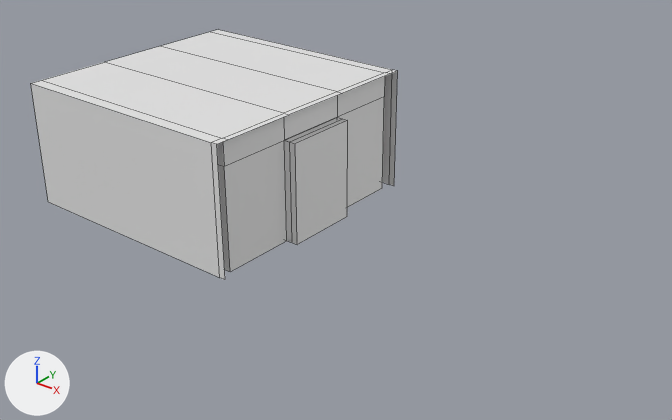
An edit to the Blender file Workshop_4/BlenderModels/Door.blend, drawn before and after from the same camera.
Before and after are seen from a 50 mm lens placed at (5.07, -4.87, 3.23), pointed at (1.19, -0.02, 0.22). The lights are fixed; the arrows at lower left show +X, +Y and +Z. Mesh edges are drawn as thin lines.

Objects in the first picture: 'Door', 'WideDoor'.
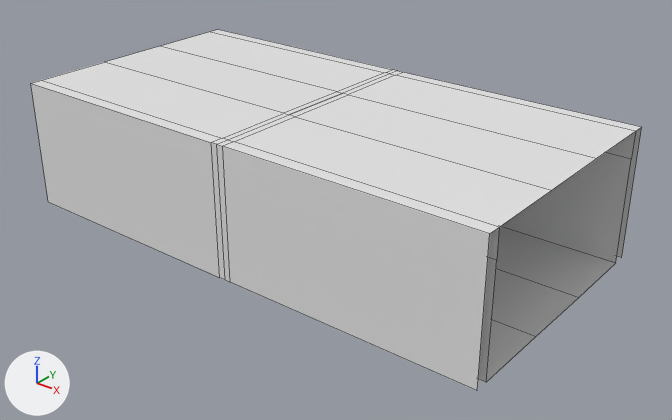
Commit message: setup doors

Where the newer file only moved an object's origin or applied its transform, the numbers keep the older frame.

What changed in the scene script:
```text
Add ob_widedoor_001:
    ob_widedoor_001 = bpy.data.objects.new('WideDoor.001', me_cube.copy())  # the mesh of ob_widedoor
    ob_widedoor_001.location = (2.0, 0.0, 0.0)
    ob_widedoor_001.rotation_euler = (1.571, 0.0, 0.0)  # degrees (90, 0, 0)
```

Where the change shows, as pixel boxes (x1, y1, x2, y2) in the pictures (672 x 420 px):
'WideDoor.001', added: after (217, 71, 641, 391)
'Door', unchanged, covered by the edit: before (285, 119, 348, 244)
